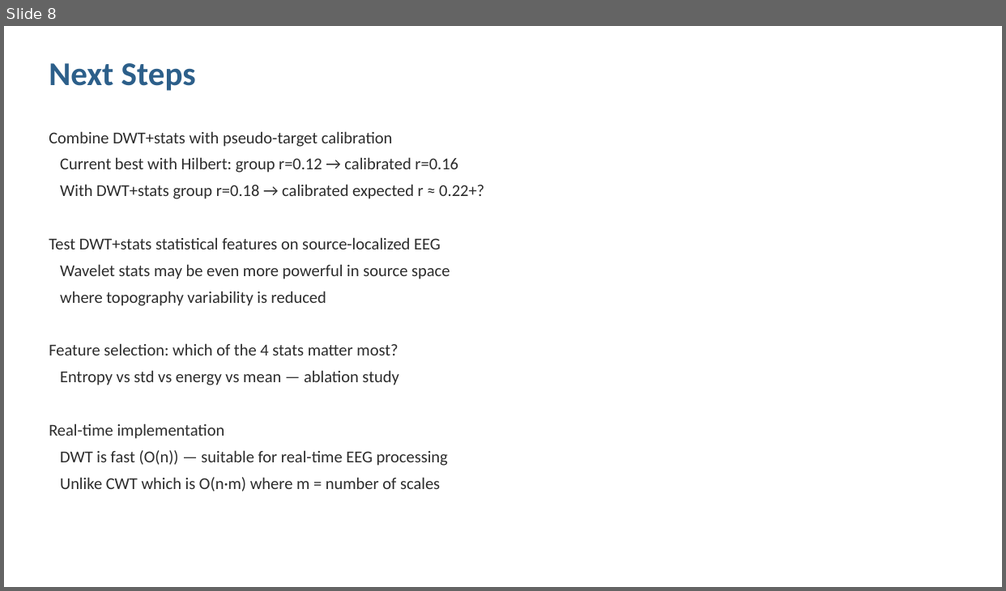
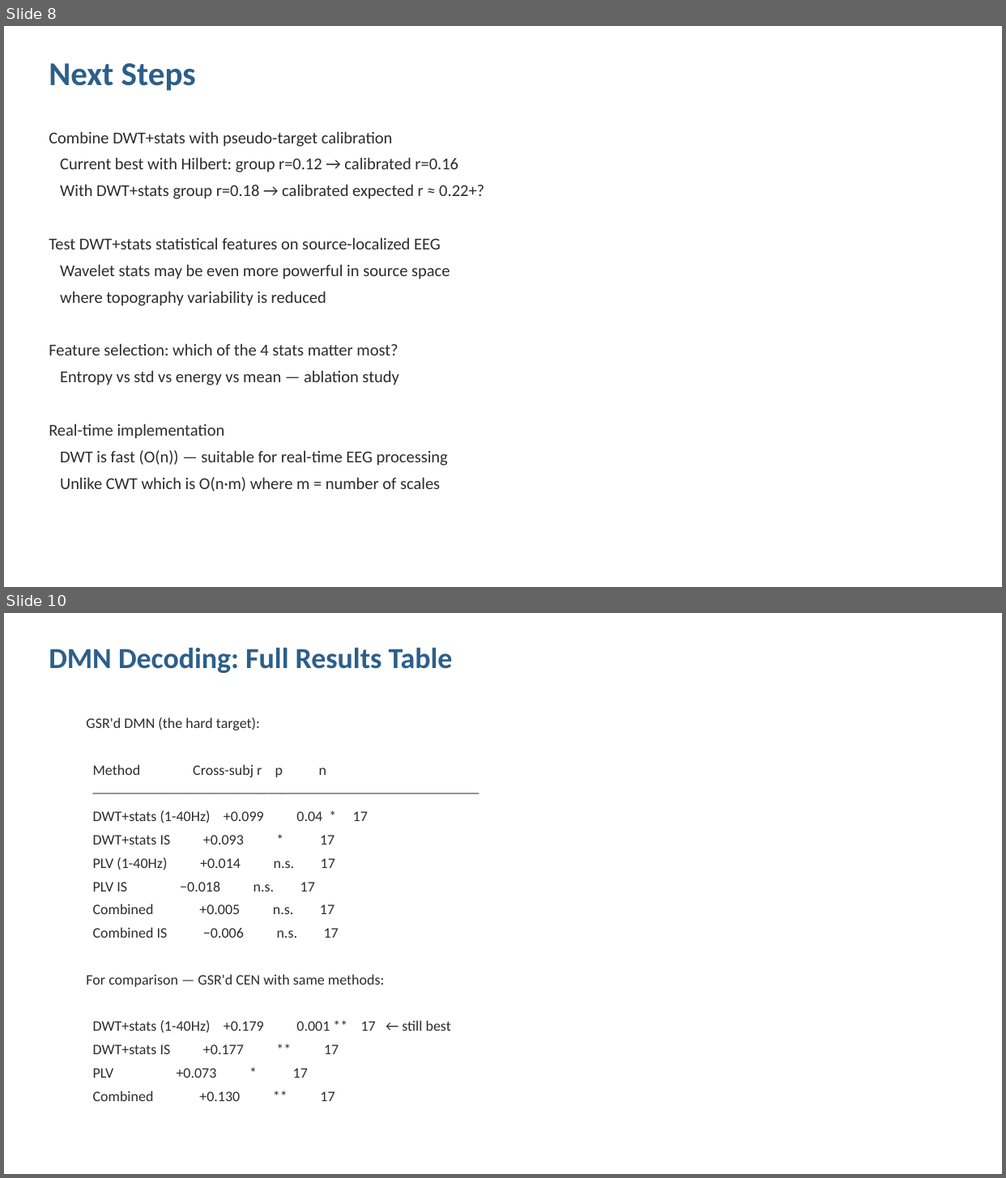
Before and after one commit to cccbauer/dmnelf, a slide deck: analysis/fingerprint/wavelet_coupling/wavelet_coupling_results.pptx. Shown one above the other, each under a label of ours: slide 8 before the commit, slides 8 and 10 after it; the slides between them are not shown. The pictures are 1006x591 and 1006x1178 pixels, drawn with LibreOffice and Linux fonts; fonts in the diff are those of the drawing. Boxes give left, top, right and bottom in pixels: in the first picture for what was removed or moved away, otherwise in the second. Text is boxed around its words. In the diff, an @@ line names an element or a change of style, - is before the commit and + after.

```diff
--- a/analysis/fingerprint/wavelet_coupling/wavelet_coupling_results.pptx
+++ b/analysis/fingerprint/wavelet_coupling/wavelet_coupling_results.pptx
@@ slide 10 added at bbox=[4, 613, 1002, 1174], background #FFFFFF @@
@@ text added at bbox=[49, 647, 453, 673], 28 pt, text #2C5F8A, bold @@
+DMN Decoding: Full Results Table
@@ text added at bbox=[86, 717, 451, 1101], 14 pt, text #2C2C2C @@
+GSR'd DMN (the hard target):
+Method Cross-subj r p n
+─────────────────────────────────────────────────────
+DWT+stats (1-40Hz) +0.099 0.04 * 17
+DWT+stats IS +0.093 * 17
+PLV (1-40Hz) +0.014 n.s. 17
+PLV IS −0.018 n.s. 17
+Combined +0.005 n.s. 17
+Combined IS −0.006 n.s. 17
+For comparison — GSR'd CEN with same methods:
+DWT+stats (1-40Hz) +0.179 0.001 ** 17 ← still best
+DWT+stats IS +0.177 ** 17
+PLV +0.073 * 17
+Combined +0.130 ** 17
```
Also in this commit, not shown: 3 other slides added, 1 slide removed, 5 other files.
